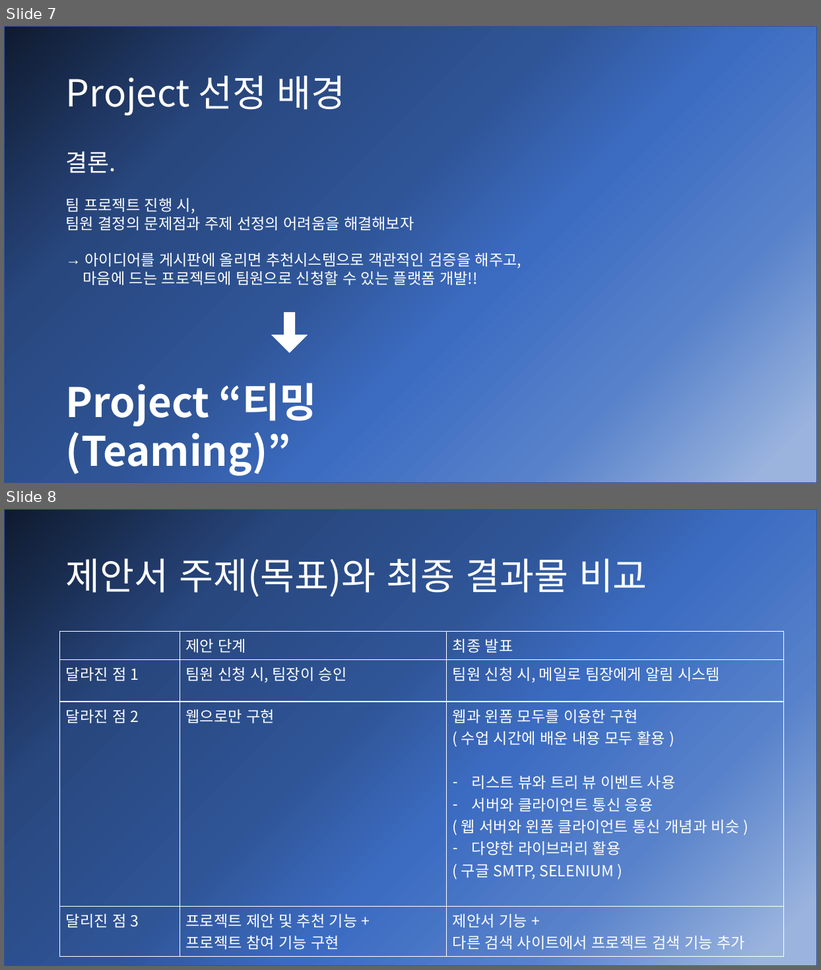
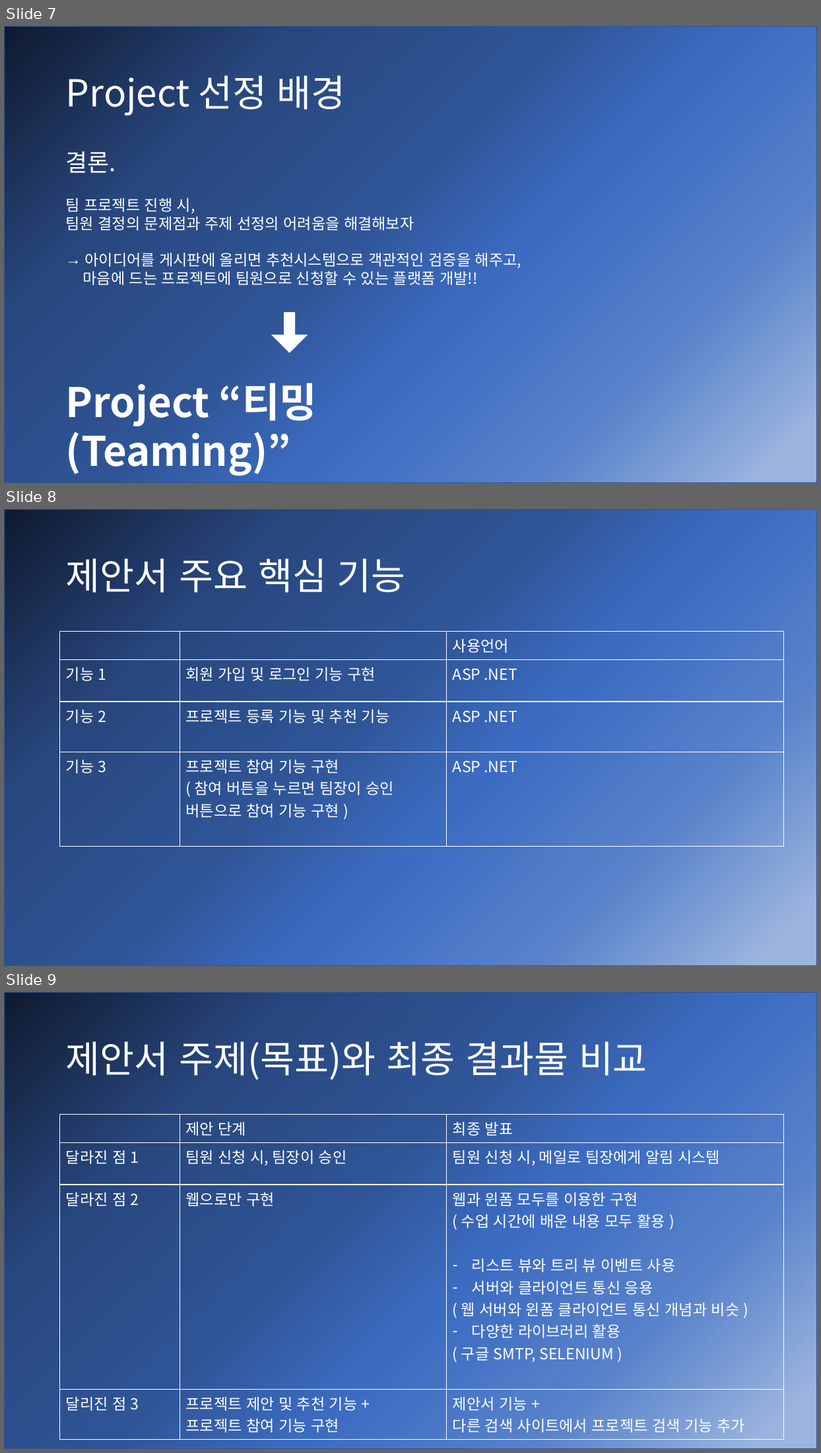
Before and after one commit to captainSosil/Teaming, a slide deck: Desktop/응소실플젝/2020학년도응소실/응용소프트웨어실습_6조_최종발표자료.pptx. Shown one above the other, each under a label of ours: slides 7 and 8 before the commit, slides 7, 8 and 9 after it. The pictures are 821x970 and 821x1453 pixels, drawn with LibreOffice and Linux fonts; fonts in the diff are those of the drawing. Boxes give left, top, right and bottom in pixels: in the first picture for what was removed or moved away, otherwise in the second. Text is boxed around its words. In the diff, an @@ line names an element or a change of style, - is before the commit and + after.

```diff
--- a/Desktop/응소실플젝/2020학년도응소실/응용소프트웨어실습_6조_최종발표자료.pptx
+++ b/Desktop/응소실플젝/2020학년도응소실/응용소프트웨어실습_6조_최종발표자료.pptx
@@ slide 8 added at <box>4,509,817,966</box>, background #FFFFFF @@
@@ rectangle added at <box>4,509,817,966</box>, fill gradient #9AB4DE to #5781CA to #3C6CC2 to #2F5597 to #28477E to #0F1A2F, outline #325491 1 pt @@
@@ title added at <box>66,559,406,593</box>, 44 pt, text #FFFFFF @@
+제안서 주요 핵심 기능
@@ table added at <box>60,632,784,821</box>, 4 rows, 3 columns @@
+ |  | 사용언어
+기능 1 | 회원 가입 및 로그인 기능 구현 | ASP .NET
+기능 2 | 프로젝트 등록 기능 및 추천 기능 | ASP .NET
+기능 3 | 프로젝트 참여 기능 구현 / ( 참여 버튼을 누르면 팀장이 승인 버튼으로 참여 기능 구현 ) | ASP .NET
@@ what was slide 8 is now slide 9 @@
```
Also in this commit, not shown: 1 slide changed, 1 other file.
